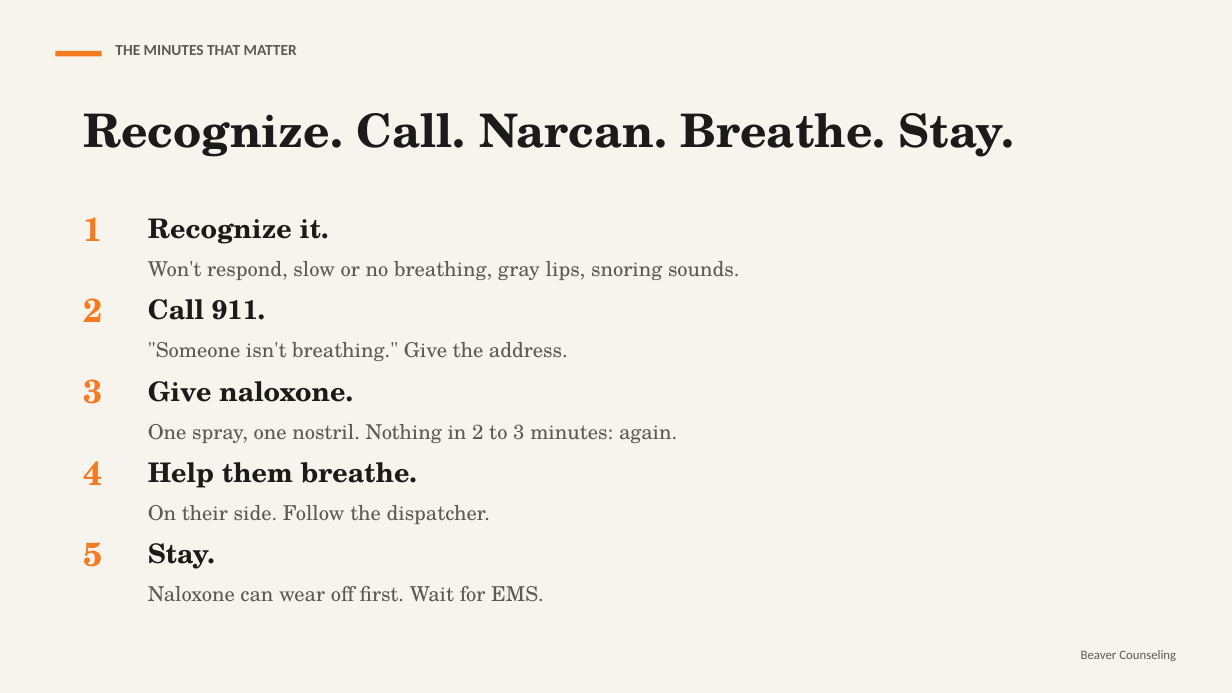
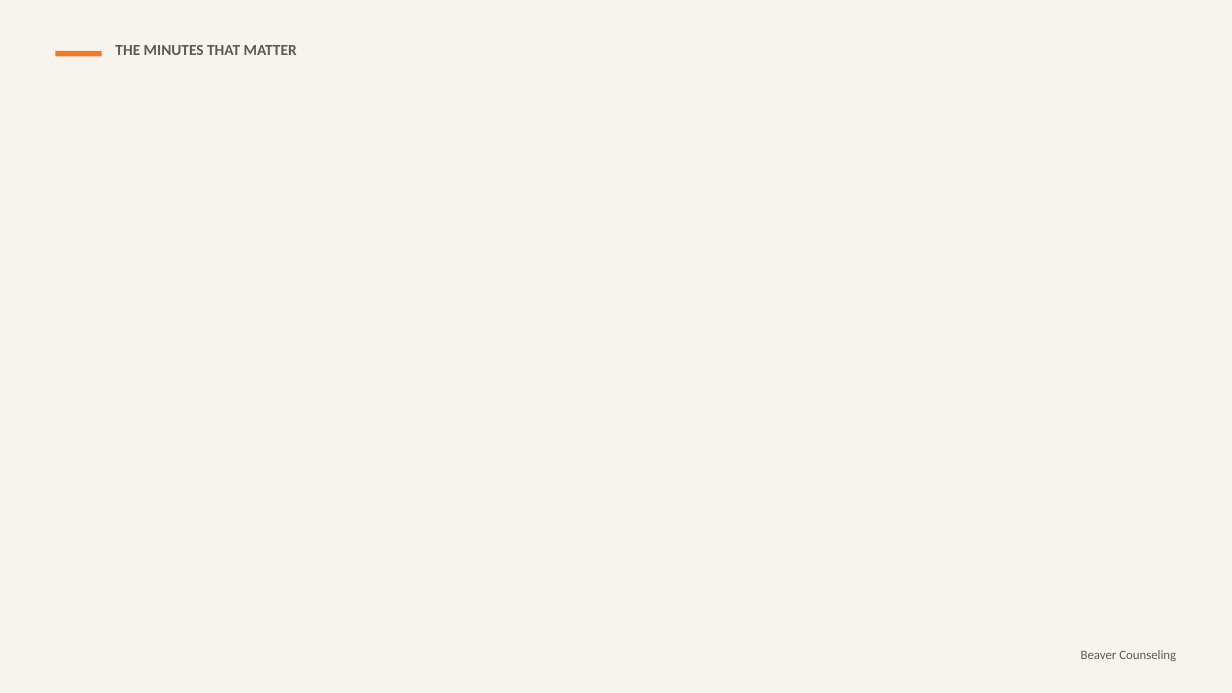
Before and after one commit to rmwtoolkit/bcds-toolkit, a slide deck: slide 15 of decks/pills-arent-always-what-they-seem-lesson-v2.pptx (slide 6 before the commit). Drawn at 1232x693 pixels with LibreOffice and Linux fonts; fonts in the diff are those of the drawing; background and template pictures are left out. Boxes give left, top, right and bottom in pixels: in the first picture for what was removed or moved away, otherwise in the second. Text is boxed around its words. In the diff, an @@ line names an element or a change of style, - is before the commit and + after.

```diff
--- a/decks/pills-arent-always-what-they-seem-lesson-v2.pptx
+++ b/decks/pills-arent-always-what-they-seem-lesson-v2.pptx
@@ text removed at (83, 113, 1014, 157) @@
-Recognize. Call. Narcan. Breathe. Stay.
@@ text removed at (83, 217, 102, 241) @@
-1
@@ text removed at (148, 218, 740, 280) @@
-Recognize it.
-Won't respond, slow or no breathing, gray lips, snoring sounds.
@@ text removed at (83, 298, 102, 322) @@
-2
@@ text removed at (148, 299, 568, 361) @@
-Call 911.
-"Someone isn't breathing." Give the address.
@@ text removed at (83, 379, 102, 404) @@
-3
@@ text removed at (148, 381, 677, 443) @@
-Give naloxone.
-One spray, one nostril. Nothing in 2 to 3 minutes: again.
@@ text removed at (83, 461, 102, 485) @@
-4
@@ text removed at (148, 462, 491, 524) @@
-Help them breathe.
-On their side. Follow the dispatcher.
@@ text removed at (83, 542, 102, 567) @@
-5
@@ text removed at (148, 543, 544, 602) @@
-Stay.
-Naloxone can wear off first. Wait for EMS.
```
Also in this commit, not shown: 9 other slides changed, 20 slides added, 2 slides removed, 17 other files.
